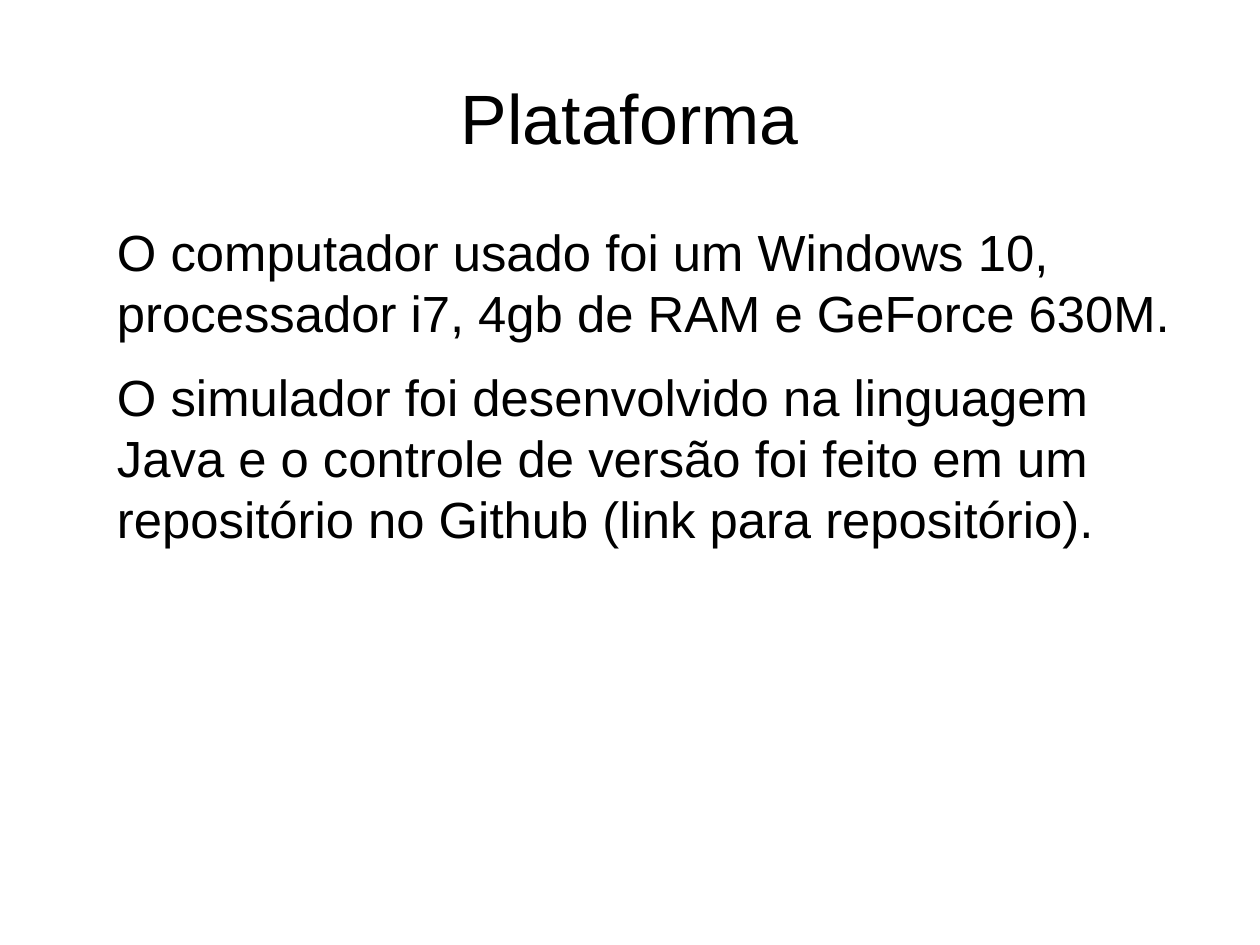
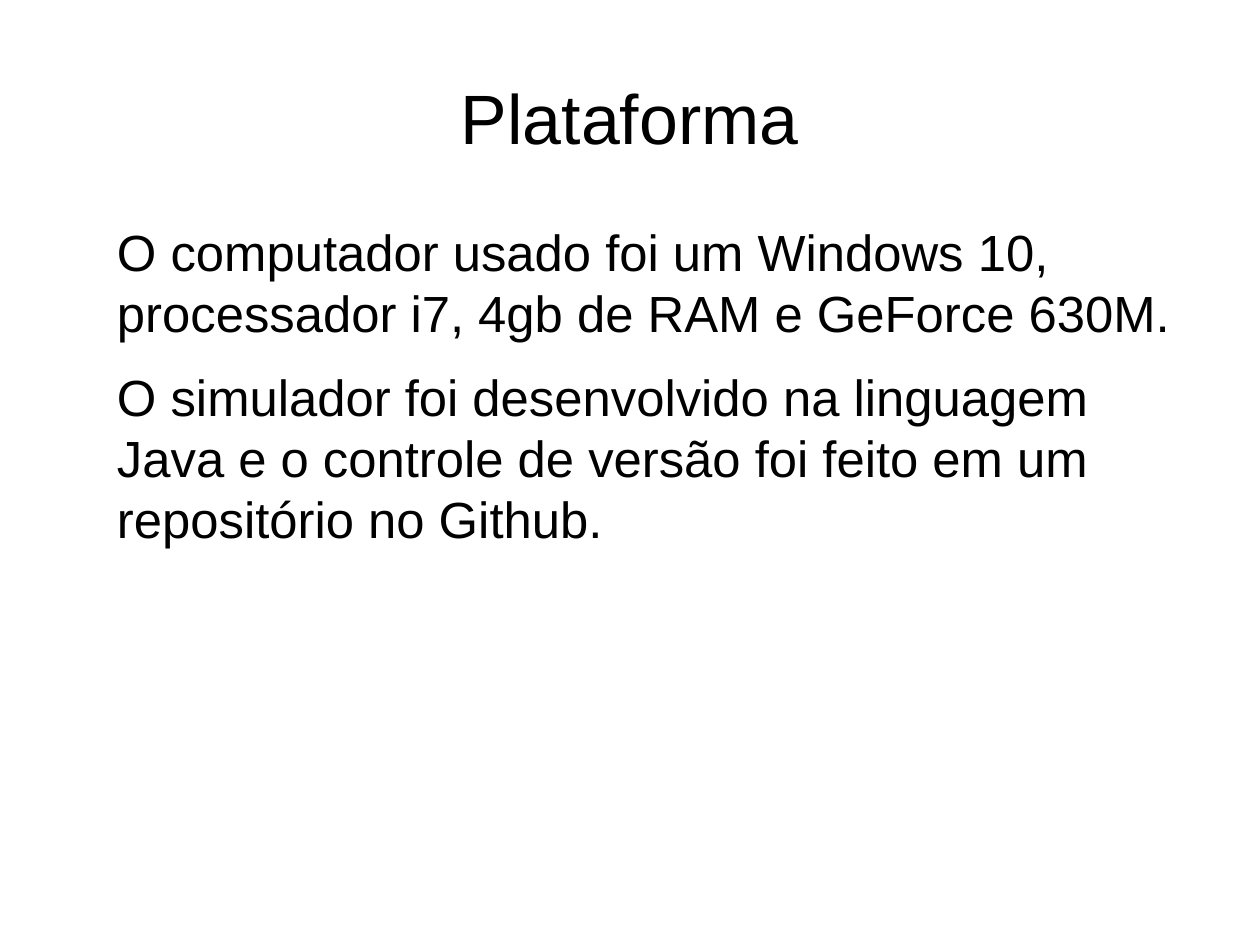
Before and after one commit to Pedr0Rocha/IA, a slide deck: slide 15 of Apresentacao.odp. Drawn at 1260x945 pixels with LibreOffice and Linux fonts; fonts in the diff are those of the drawing. Boxes give left, top, right and bottom in pixels: in the first picture for what was removed or moved away, otherwise in the second. Text is boxed around its words. In the diff, an @@ line names an element or a change of style, - is before the commit and + after.

```diff
--- a/Apresentacao.odp
+++ b/Apresentacao.odp
@@ text at [117,379,1088,548]: text changed @@
-O simulador foi desenvolvido na linguagem Java e o controle de versão foi feito em um repositório no Github (link para repositório).
+O simulador foi desenvolvido na linguagem Java e o controle de versão foi feito em um repositório no Github.
```
Also in this commit, not shown: 1 other slide changed, 3 other files.
